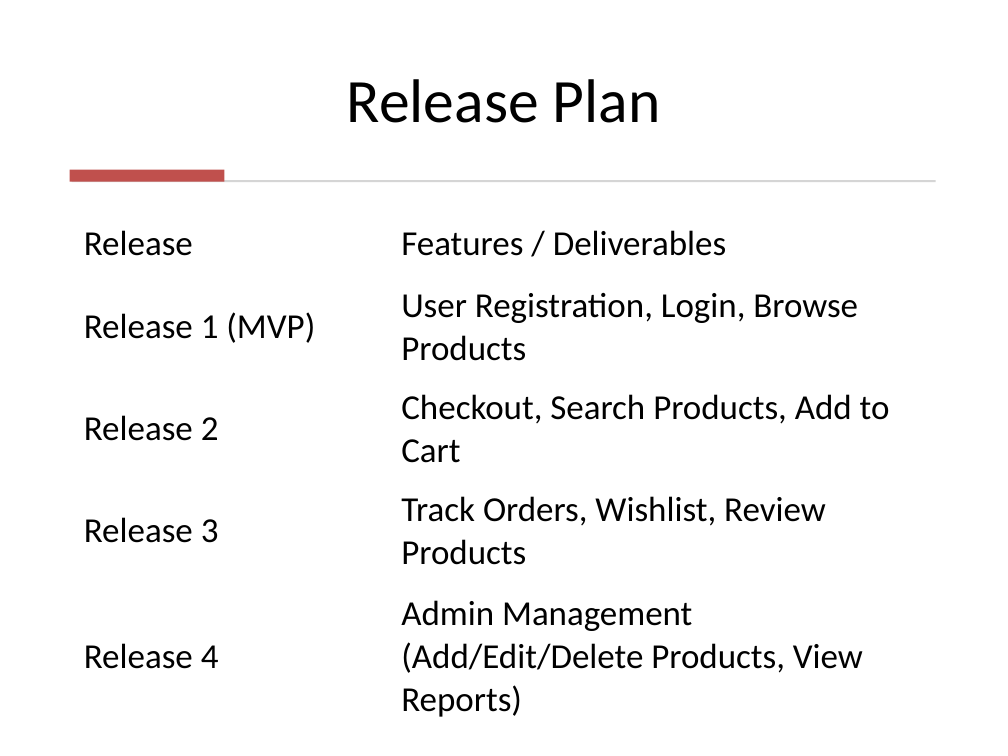
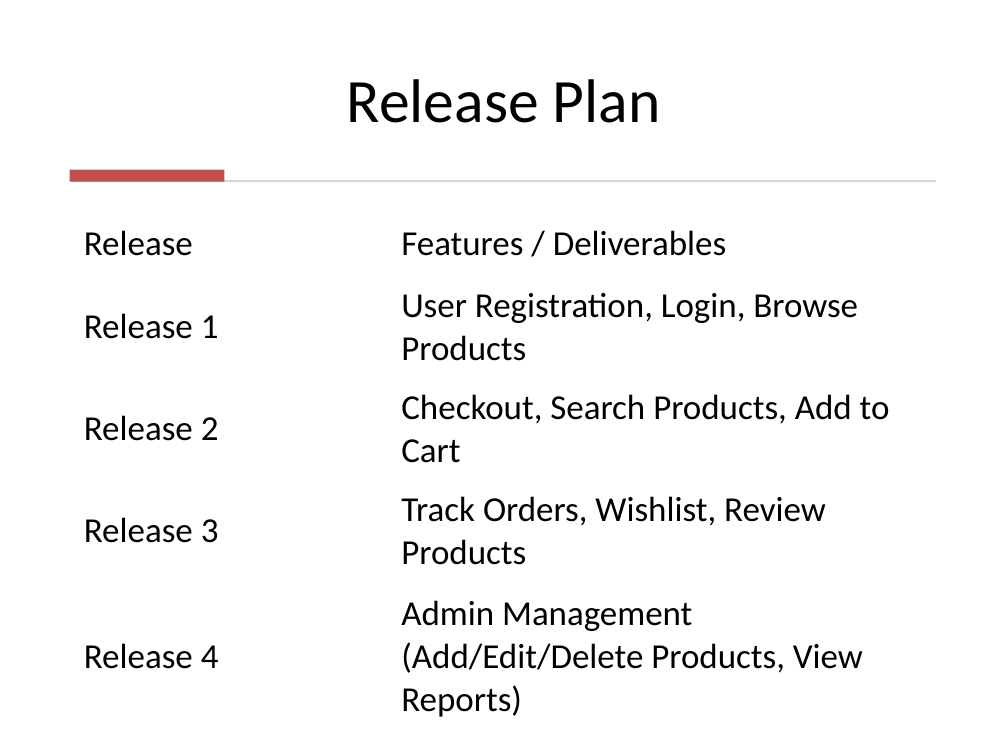
Before and after one commit to AmrKhaled77/IS-project-, a slide deck: slide 37 of for submation/sprint 1 +Backlog/Sprint1_Deliverables_Template.pptx (slide 26 before the commit). Drawn at 1008x756 pixels with LibreOffice and Linux fonts; fonts in the diff are those of the drawing. Boxes give left, top, right and bottom in pixels: in the first picture for what was removed or moved away, otherwise in the second. Text is boxed around its words. In the diff, an @@ line names an element or a change of style, - is before the commit and + after.

```diff
--- a/for submation/sprint 1 +Backlog/Sprint1_Deliverables_Template.pptx
+++ b/for submation/sprint 1 +Backlog/Sprint1_Deliverables_Template.pptx
@@ table at box(70, 213, 938, 729) @@
-row 2, column 1: Release 1 (MVP)
+row 2, column 1: Release 1
```
Also in this commit, not shown: 2 other slides changed, 11 slides added.
